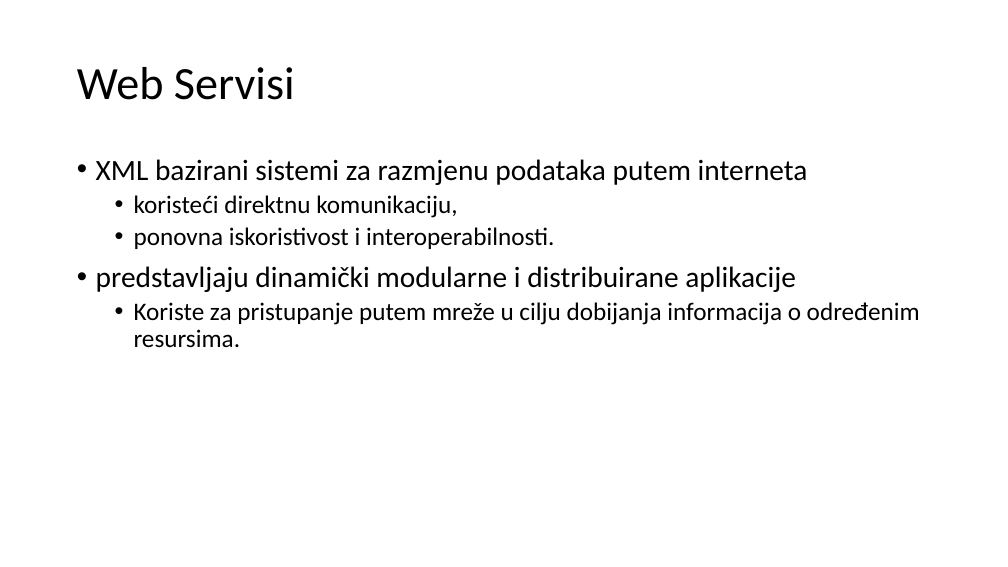
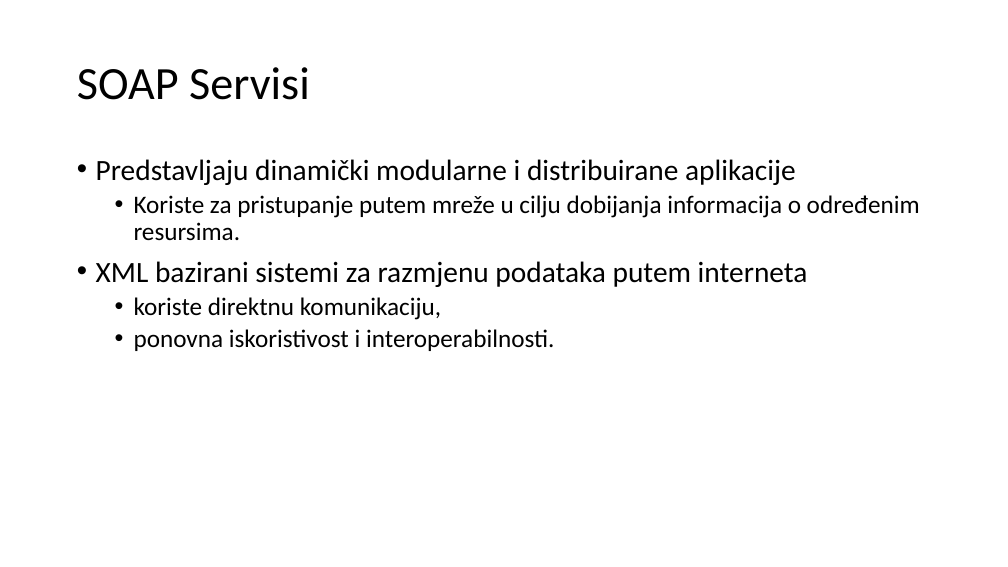
Before and after one commit to bhrnjica/RS-II, a slide deck: slide 13 of 01 Predavanje/RSII -Lesson 01.pptx. Drawn at 1008x567 pixels with LibreOffice and Linux fonts; fonts in the diff are those of the drawing. Boxes give left, top, right and bottom in pixels: in the first picture for what was removed or moved away, otherwise in the second. Text is boxed around its words. In the diff, an @@ line names an element or a change of style, - is before the commit and + after.

```diff
--- a/01 Predavanje/RSII -Lesson 01.pptx
+++ b/01 Predavanje/RSII -Lesson 01.pptx
@@ title at (x1=77, y1=67, x2=310, y2=100): text changed @@
-Web Servisi
+SOAP Servisi
@@ text at (x1=96, y1=159, x2=920, y2=241): paragraphs added @@
+• Predstavljaju dinamički modularne i distribuirane aplikacije
+  • Koriste za pristupanje putem mreže u cilju dobijanja informacija o određenim resursima.
@@ text at (x1=96, y1=266, x2=920, y2=348): paragraphs removed @@
-• predstavljaju dinamički modularne i distribuirane aplikacije
-  • Koriste za pristupanje putem mreže u cilju dobijanja informacija o određenim resursima.
@@ text at (x1=134, y1=297, x2=441, y2=320): text changed @@
-  • koristeći direktnu komunikaciju,
+  • koriste direktnu komunikaciju,
```
Also in this commit, not shown: 1 other slide changed, 1 slide added, 59 other files.
